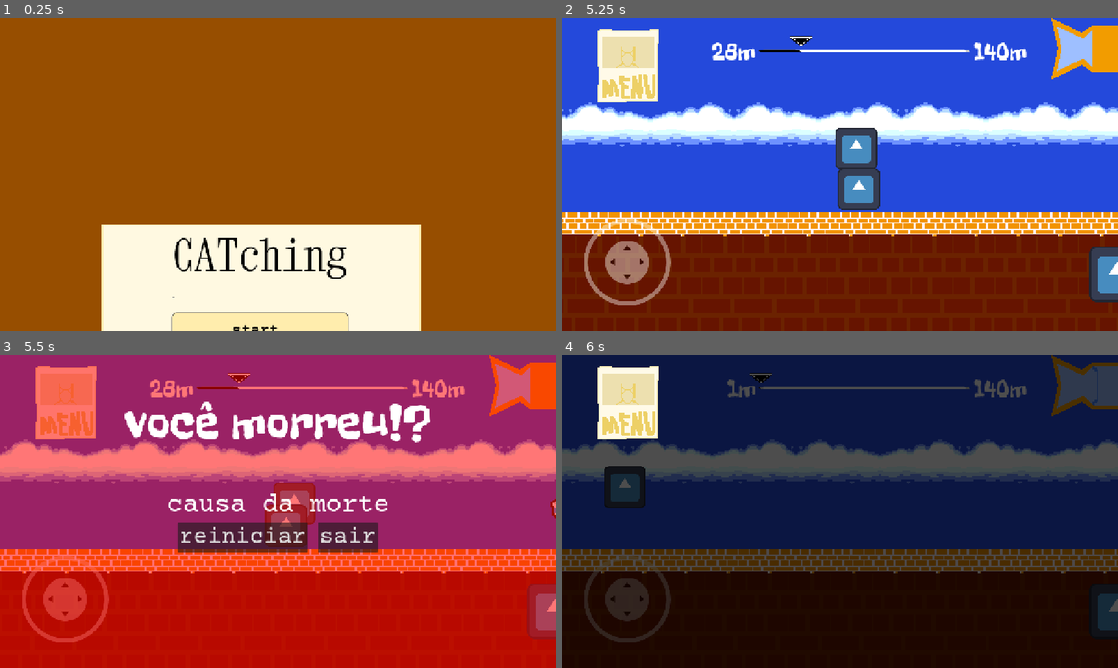
Above: before the commit, frames 1-4 (two rows, left to right).
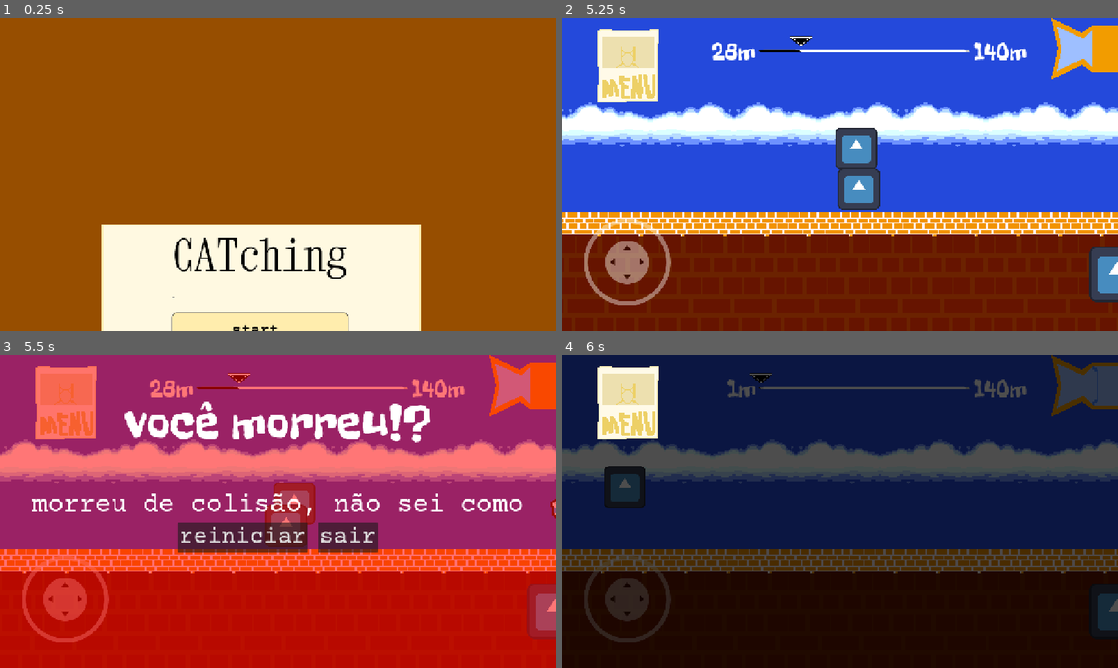
Above: after the commit, the same moments.

Repository: Victu-1996/CATching
Game: Godot game, scene res://scenes/Main Menu/main_menu.tscn
Same seed, same stepped clock (60 frames per second), same inputs: the game is played once before the commit and once after it. The engine's default icon, where the game draws it, is replaced by a stand-in: a white triangle on a blue panel in a dark square.
Inputs (mouse positions are in pixels of both pictures, inside the frame that each line leads up to):
- Up to frame 1 (0.25 s): no input
- Up to frame 2 (5.25 s): click "start." at 0.5 s; move the mouse to (962, 158) at 1.27 s; hold D (right) 1.28-2 s; hold Space (touch) 1.28-2 s; click (962, 158) at 1.42 s; tap Up (ui_up) at 1.52, 4.52 s; drag from (728, 190) to (1067, 190) at 2.02 s; move the mouse to (895, 105) at 2.77 s; hold A (left) 2.78-3.5 s; hold Space (touch) 2.78-3.5 s; drag from (812, 237) to (990, 190) at 3.52 s; move the mouse to (1006, 221) at 4.27 s; hold D (right) 4.28-5 s; hold Space (touch) 4.28-5 s; drag from (673, 127) to (940, 190) at 5.02 s
- Up to frame 3 (5.5 s): no input
- Up to frame 4 (6 s): click "reiniciar" at 5.75 s

Frames 1-2 are identical in both runs. In frame 3, 1.7% of the frame differs, in the area x 5-94%, y 44-52%; in frame 4, nothing differs.

Commit message:
adicionei a tela de vitoria

Diff:
--- a/global.gd
+++ b/global.gd
@@ -3,3 +3,4 @@
 var wspd = 990
 var metros = 0
 var end = 100
+var d_type = ""
--- /dev/null
+++ b/objects/Win screen/win_screen.gd
@@ -0,0 +1,16 @@
+extends Control
+
+func _ready() -> void:
+	signals.finished.connect(appear)
+
+func appear(do:bool):
+	self.visible = do
+	get_tree().paused = do
+
+
+func _on_sair() -> void:
+	get_tree().change_scene_to_file("res://scenes/Main Menu/main_menu.tscn")
+
+
+func _on_proxima() -> void:
+	signals.next.emit()
--- a/objects/Win screen/win_screen.tscn
+++ b/objects/Win screen/win_screen.tscn
@@ -1,16 +1,20 @@
-[gd_scene load_steps=3 format=3 uid="uid://b4s487j3fk61c"]
+[gd_scene load_steps=5 format=3 uid="uid://b4s487j3fk61c"]
 
 [ext_resource type="FontFile" uid="uid://i5okw4yhiey4" path="res://fonts/FreckleFace-Regular.ttf" id="1_n7rju"]
+[ext_resource type="Script" uid="uid://dnor8g32wnyan" path="res://objects/Win screen/win_screen.gd" id="1_rams2"]
 [ext_resource type="FontFile" uid="uid://ds4w2e6dmdmxe" path="res://fonts/SyneMono-Regular.ttf" id="2_pcjvl"]
+[ext_resource type="FontFile" uid="uid://b3abdef4hrgsx" path="res://fonts/CourierPrime-Bold.ttf" id="3_pcjvl"]
 
 [node name="win_screen" type="Control"]
 process_mode = 3
+visible = false
 layout_mode = 3
 anchors_preset = 15
 anchor_right = 1.0
 anchor_bottom = 1.0
 grow_horizontal = 2
 grow_vertical = 2
+script = ExtResource("1_rams2")
 
 [node name="ColorRect" type="ColorRect" parent="."]
 layout_mode = 1
@@ -48,7 +52,19 @@
 
 [node name="VBoxContainer" type="HBoxContainer" parent="VBoxContainer"]
 layout_mode = 2
-size_flags_vertical = 3
+alignment = 1
 
-[node name="Button" type="Button" parent="VBoxContainer/VBoxContainer"]
+[node name="sair" type="Button" parent="VBoxContainer/VBoxContainer"]
 layout_mode = 2
+theme_override_fonts/font = ExtResource("3_pcjvl")
+theme_override_font_sizes/font_size = 54
+text = "sair"
+
+[node name="proxima" type="Button" parent="VBoxContainer/VBoxContainer"]
+layout_mode = 2
+theme_override_fonts/font = ExtResource("3_pcjvl")
+theme_override_font_sizes/font_size = 54
+text = "proxima"
+
+[connection signal="pressed" from="VBoxContainer/VBoxContainer/sair" to="." method="_on_sair"]
+[connection signal="pressed" from="VBoxContainer/VBoxContainer/proxima" to="." method="_on_proxima"]
--- a/objects/box/box.tscn
+++ b/objects/box/box.tscn
@@ -16,7 +16,7 @@
 
 func _on_body(body: Node2D) -> void:
 	if body.is_in_group(\"player\"):
-		signals.finished.emit()
+		signals.finished.emit(true)
 "
 
 [sub_resource type="RectangleShape2D" id="RectangleShape2D_0mufa"]
--- a/objects/death screen/death_screen.gd
+++ b/objects/death screen/death_screen.gd
@@ -5,6 +5,8 @@
 func _ready() -> void:
 	signals.dead.connect(dread)
 
+func _process(delta: float) -> void:
+	$MarginContainer/VBoxContainer/Label2.text = global.d_type
 func dread():
 	self.visible = true
 	get_tree().paused = true
--- a/objects/object/object.gd
+++ b/objects/object/object.gd
@@ -21,6 +21,7 @@
 func _on_body_entered(body: Node2D) -> void:
 	if body.is_in_group("player"):
 		stats.hp-=1
+		global.d_type = "morreu de colisão, não sei como"
 		$CollisionShape2D.queue_free()
 
 func simple_move():
--- a/objects/player/stats.gd
+++ b/objects/player/stats.gd
@@ -16,6 +16,7 @@
 	if hungry <= 0:
 		starve_time-=1
 		if starve_time <= 0:
+			global.d_type = "morreu de fome ;-;"
 			hp-=1
 			starve_time = starve_max
 	else:
--- a/scenes/game/l_1/l_1.gd
+++ b/scenes/game/l_1/l_1.gd
@@ -9,15 +9,10 @@
 func _ready() -> void:
 	stats.hungry = stats.hungry_max
 	stats.hp = stats.hp_max
-	signals.finished.connect(fin)
 	fede._in()
+	signals.next.connect(win)
 	signals.restart.connect(reset)
 	$Camera2D/CanvasLayer/death_screen.visible = false
-
-
-func fin():
-	fede.out()
-
 
 # Called every frame. 'delta' is the elapsed time since the previous frame.
 func _process(delta: float) -> void:
--- a/scenes/game/l_1/l_1.tscn
+++ b/scenes/game/l_1/l_1.tscn
@@ -10,6 +10,7 @@
 [ext_resource type="Texture2D" uid="uid://dant4jffmlfr" path="res://sprites/map.png" id="6_o4tqk"]
 [ext_resource type="PackedScene" uid="uid://halhyuljvhtv" path="res://objects/death screen/death_screen.tscn" id="7_ci1mj"]
 [ext_resource type="PackedScene" uid="uid://l77dr6xvmk3s" path="res://objects/pause button/pause_button.tscn" id="7_i3g5o"]
+[ext_resource type="PackedScene" uid="uid://b4s487j3fk61c" path="res://objects/Win screen/win_screen.tscn" id="8_d2s7f"]
 
 [sub_resource type="AtlasTexture" id="AtlasTexture_rnb7f"]
 atlas = ExtResource("6_o4tqk")
@@ -68,7 +69,8 @@
 script = null
 
 [node name="death_screen" parent="Camera2D/CanvasLayer" instance=ExtResource("7_ci1mj")]
-visible = false
+
+[node name="win_screen" parent="Camera2D/CanvasLayer" instance=ExtResource("8_d2s7f")]
 
 [node name="margin" type="Node2D" parent="."]
 position = Vector2(0, 363)
--- a/signals.gd
+++ b/signals.gd
@@ -1,5 +1,6 @@
 extends Node
 
-signal finished
+signal finished(do:bool)
 signal dead
 signal restart
+signal next
Not shown, added: objects/Win screen/win_screen.gd.uid
Not shown: 1 places in scenes/game/l_1/l_1.tscn that only renumber resources
Not shown, changed: laele.mp4
